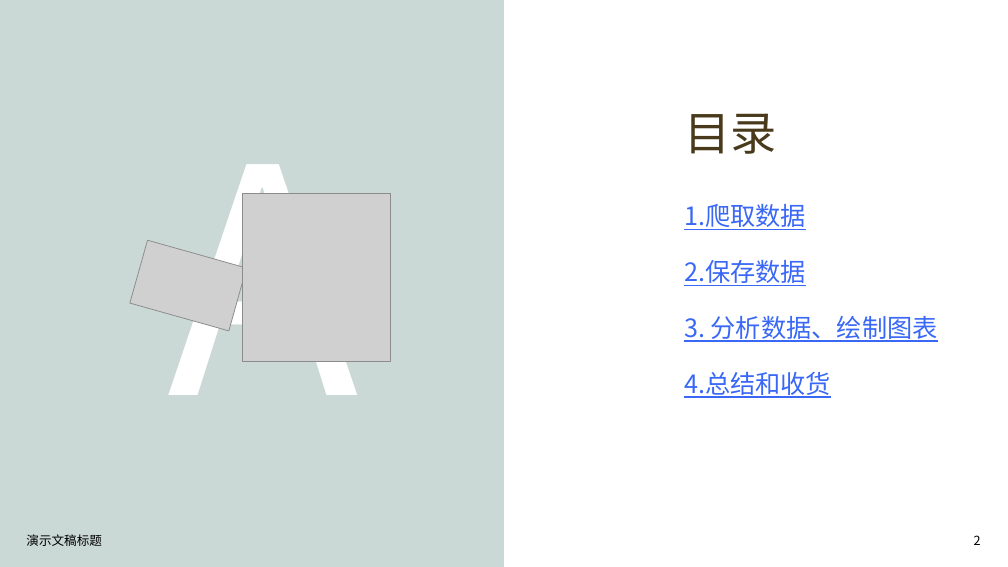
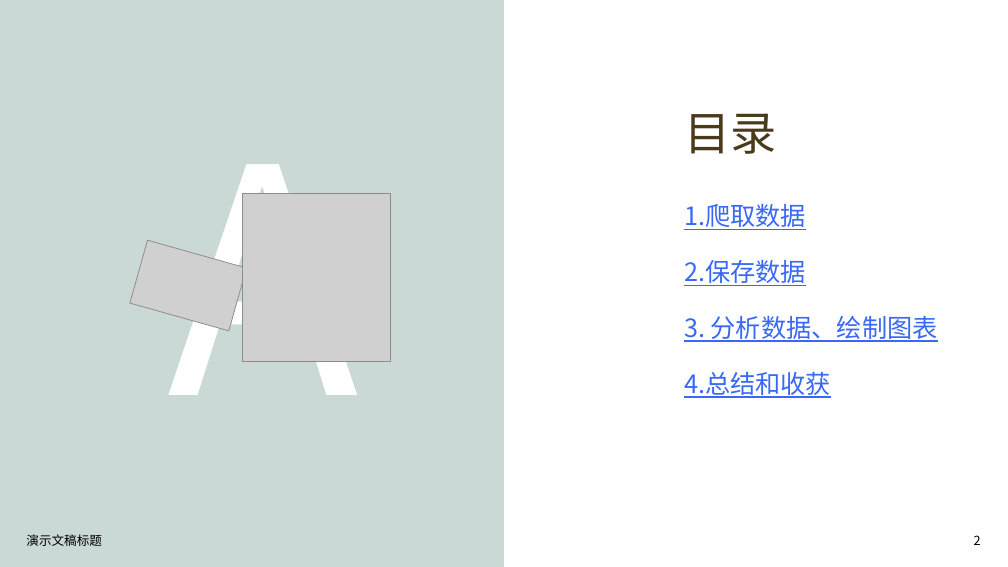
Before and after one commit to yzss-1001/bilbil_description, a slide deck: slide 2 of bilbil评论数据分析.pptx. Drawn at 1008x567 pixels with LibreOffice and Linux fonts; fonts in the diff are those of the drawing; grey boxes stand for pictures; background and template pictures are left out. Boxes give left, top, right and bottom in pixels: in the first picture for what was removed or moved away, otherwise in the second. Text is boxed around its words. In the diff, an @@ line names an element or a change of style, - is before the commit and + after.

```diff
--- a/bilbil评论数据分析.pptx
+++ b/bilbil评论数据分析.pptx
@@ text at [684,372,831,398]: text changed @@
-4.总结和收货
+4.总结和收获
```
Also in this commit, not shown: 3 other slides changed, 2 slides added.
